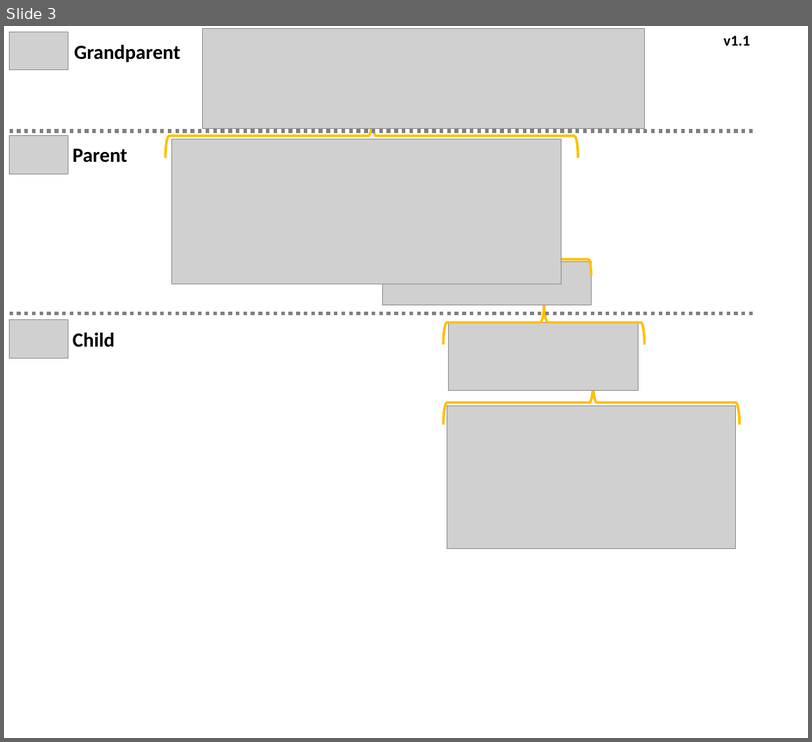
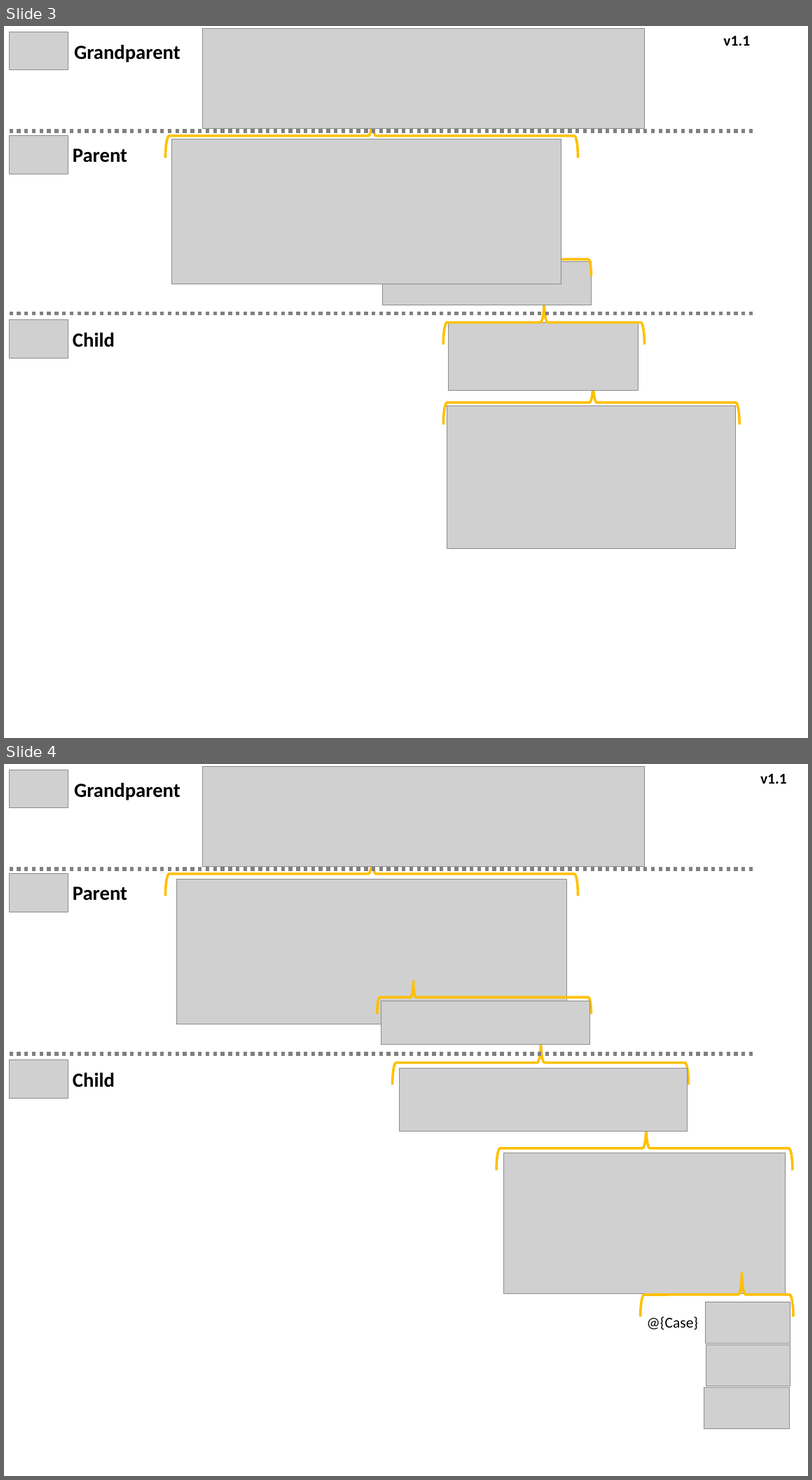
Before and after one commit to mrpaulandrew/procfwk, a slide deck: Images/All ADF Activities.pptx. Shown one above the other, each under a label of ours: slide 3 before the commit, slides 3 and 4 after it. The pictures are 812x742 and 812x1480 pixels, drawn with LibreOffice and Linux fonts; fonts in the diff are those of the drawing; grey boxes stand for pictures. Boxes give left, top, right and bottom in pixels: in the first picture for what was removed or moved away, otherwise in the second. Text is boxed around its words. In the diff, an @@ line names an element or a change of style, - is before the commit and + after.

```diff
--- a/Images/All ADF Activities.pptx
+++ b/Images/All ADF Activities.pptx
@@ slide 4 added at box(4, 764, 808, 1476), background #FFFFFF @@
@@ picture added at box(10, 770, 68, 808) @@
@@ text added at box(74, 783, 180, 800), 24 pt, text #000000, bold @@
+Grandparent
@@ picture added at box(202, 766, 644, 867) @@
@@ text added at box(760, 774, 787, 784), 18 pt, text #000000, bold @@
+v1.1
@@ left brace added at box(165, 852, 577, 896), outline #FFC000 3 pt @@
@@ picture added at box(10, 873, 68, 912) @@
@@ line added from (10, 869) to (753, 869), #808080 4.5 pt dashed @@
@@ text added at box(73, 886, 127, 900), 24 pt, text #000000, bold @@
+Parent
@@ picture added at box(177, 879, 567, 1024) @@
@@ left brace added at box(377, 981, 591, 1015), outline #FFC000 3 pt @@
@@ picture added at box(381, 1001, 589, 1044) @@
@@ line added from (10, 1054) to (753, 1054), #808080 4.5 pt dashed @@
@@ left brace added at box(392, 1040, 688, 1085), outline #FFC000 3 pt @@
@@ picture added at box(10, 1060, 68, 1099) @@
@@ text added at box(73, 1073, 115, 1087), 24 pt, text #000000, bold @@
+Child
@@ picture added at box(400, 1068, 687, 1131) @@
@@ left brace added at box(496, 1127, 792, 1170), outline #FFC000 3 pt @@
@@ picture added at box(504, 1152, 785, 1293) @@
@@ left brace added at box(640, 1272, 794, 1316), outline #FFC000 3 pt @@
@@ picture added at box(705, 1302, 789, 1344) @@
@@ text added at box(647, 1316, 698, 1330), 18 pt, text #000000 @@
+@{Case}
@@ picture added at box(705, 1344, 789, 1386) @@
@@ picture added at box(704, 1388, 789, 1430) @@
```
Also in this commit, not shown: 15 other files.
